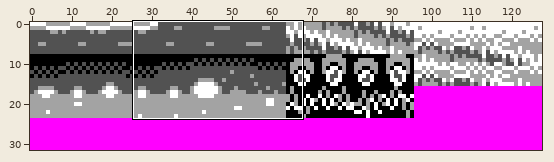
Sprite sheet, stored at src/data/animation.bg.png. The picture above shows the old version from afar; the outline marks the close-up.
Close-up. Before the commit:
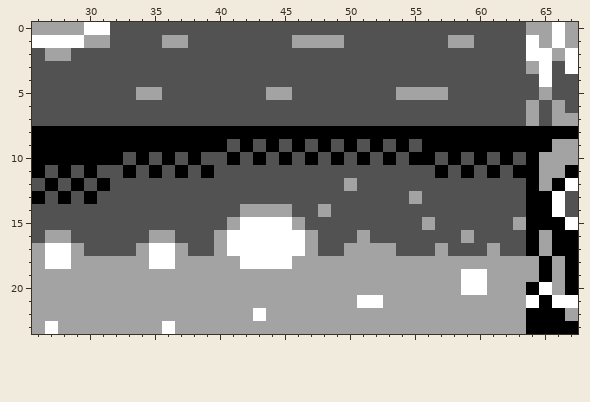
The file is 128x32 pixels. Shown: x 26..67, y 0..23.
The same view after the edit:
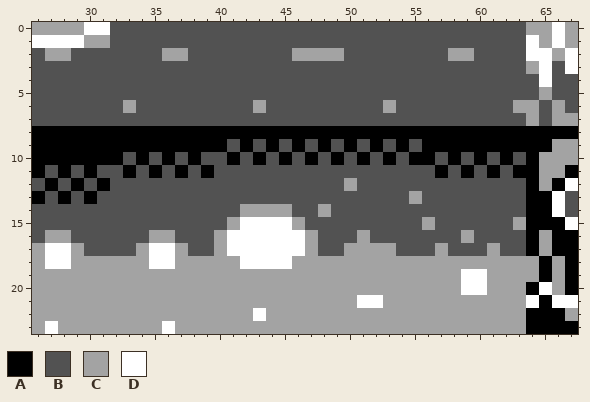
Palette (. is transparent): A #000000  B #525252  C #a3a3a3  D #ffffff
The exact change:
y 1: x 36..37 CC -> BB; x 46..49 CCCC -> BBBB; x 58..59 CC -> BB
y 2: x 36..37 BB -> CC; x 46..49 BBBB -> CCCC; x 58..59 BB -> CC
y 5: x 34..35 CC -> BB; x 44..45 CC -> BB; x 54..57 CCCC -> BBBB
y 6: x 33 B -> C; x 43 B -> C; x 53 B -> C; x 63 B -> C
